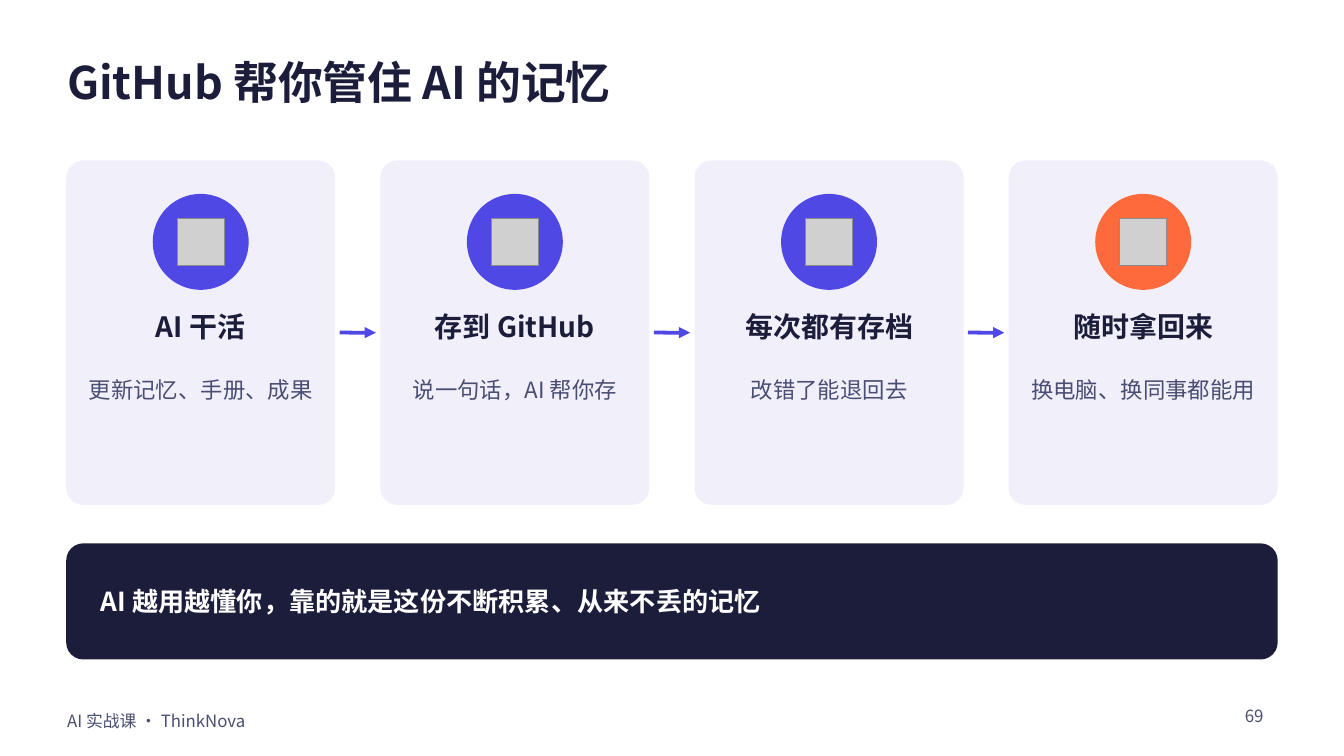
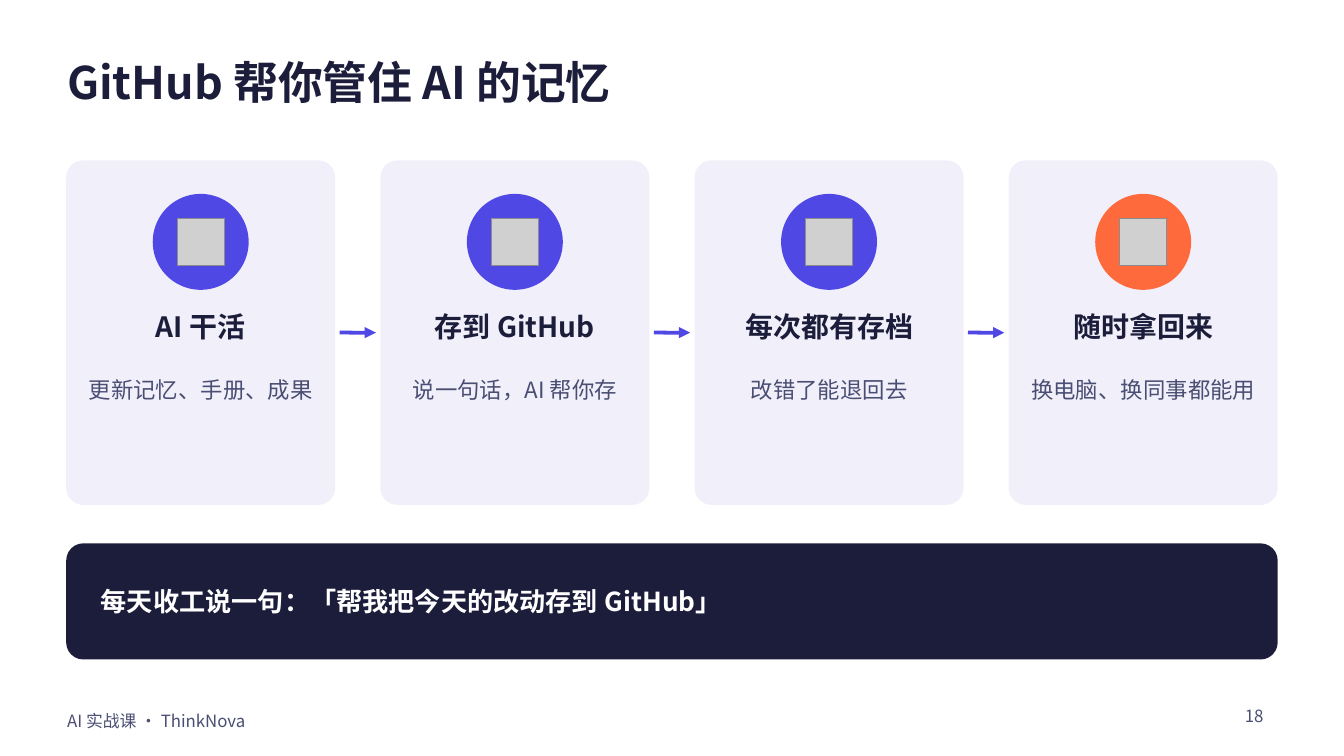
Before and after one commit to freyhuang-11/thinknova-memory, a slide deck: slide 18 of courses/AI课程_2026-10/PPT/AI实战课_精华版.pptx (slide 69 before the commit). Drawn at 1344x756 pixels with LibreOffice and Linux fonts; fonts in the diff are those of the drawing; grey boxes stand for pictures. Boxes give left, top, right and bottom in pixels: in the first picture for what was removed or moved away, otherwise in the second. Text is boxed around its words. In the diff, an @@ line names an element or a change of style, - is before the commit and + after.

```diff
--- a/courses/AI课程_2026-10/PPT/AI实战课_精华版.pptx
+++ b/courses/AI课程_2026-10/PPT/AI实战课_精华版.pptx
@@ text at (x1=101, y1=588, x2=722, y2=614): text changed @@
-AI 越用越懂你，靠的就是这份不断积累、从来不丢的记忆
+每天收工说一句：「帮我把今天的改动存到 GitHub」
@@ page number at (x1=1245, y1=709, x2=1264, y2=722): text changed @@
-69
+18
```
Also in this commit, not shown: 58 slides removed, 4 other files.
